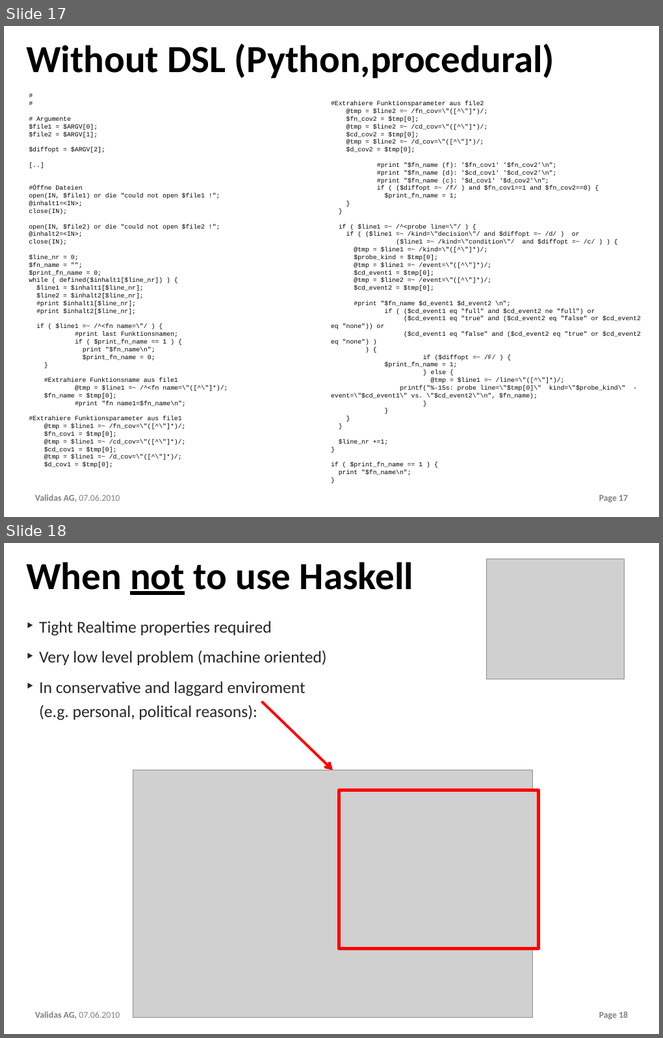
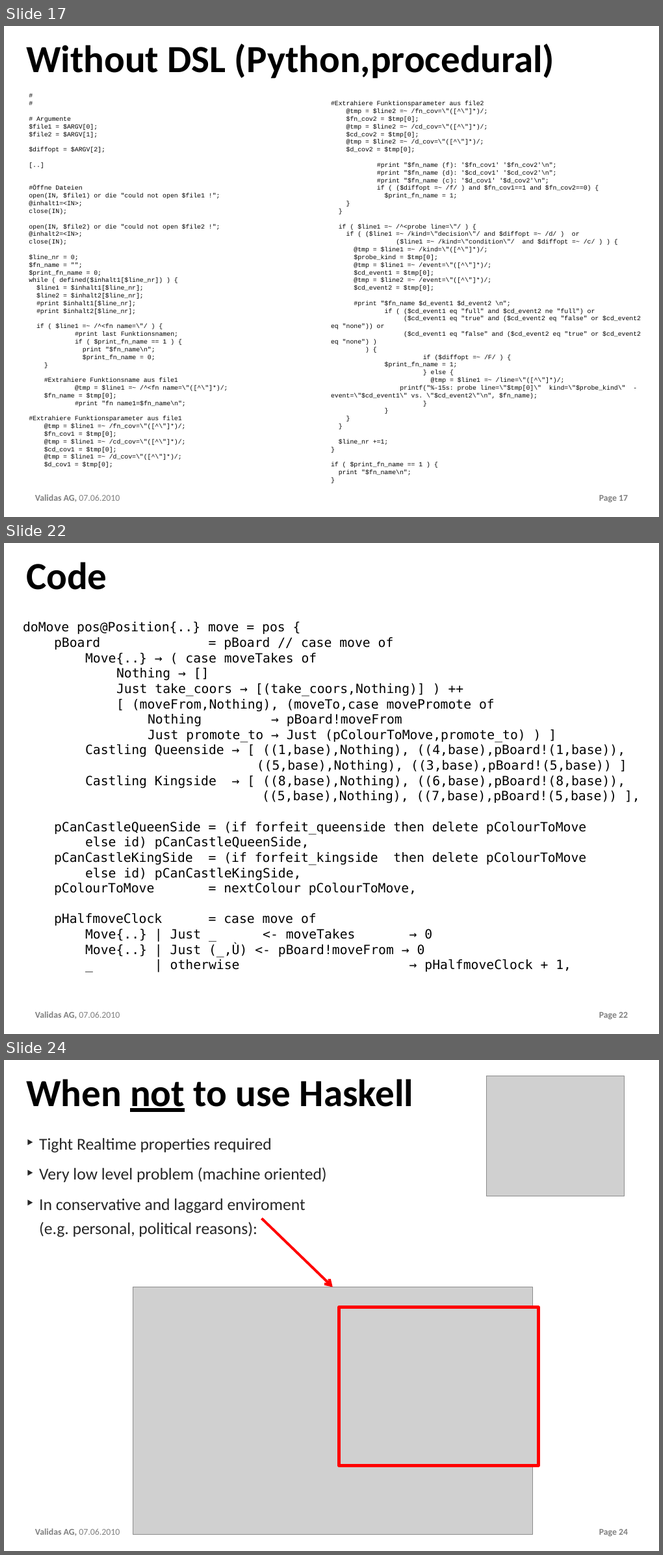
Before and after one commit to theoremprover/chess, a slide deck: ppt/Chess200.pptx. Shown one above the other, each under a label of ours: slides 17 and 18 before the commit, slides 17, 22 and 24 after it; the slides between them are not shown. The pictures are 663x1038 and 663x1555 pixels, drawn with LibreOffice and Linux fonts; fonts in the diff are those of the drawing; grey boxes stand for pictures; background and template pictures are left out. Boxes give left, top, right and bottom in pixels: in the first picture for what was removed or moved away, otherwise in the second. Text is boxed around its words. In the diff, an @@ line names an element or a change of style, - is before the commit and + after.

```diff
--- a/ppt/Chess200.pptx
+++ b/ppt/Chess200.pptx
@@ slide 22 added at (4, 543, 659, 1034), background #FFFFFF; not listed: 2 template elements that a slide beside it also shows @@
@@ title added at (26, 562, 107, 590), 60 pt, text #000000, bold @@
+Code
@@ text added at (23, 622, 626, 972), 20 pt, text #000000 @@
+doMove pos@Position{..} move = pos {
+pBoard = pBoard // case move of
+Move{..} → ( case moveTakes of
+Nothing → []
+Just take_coors → [(take_coors,Nothing)] ) ++
+[ (moveFrom,Nothing), (moveTo,case movePromote of
+Nothing → pBoard!moveFrom
+Just promote_to → Just (pColourToMove,promote_to) ) ]
+Castling Queenside → [ ((1,base),Nothing), ((4,base),pBoard!(1,base)),
+((5,base),Nothing), ((3,base),pBoard!(5,base)) ]
+Castling Kingside → [ ((8,base),Nothing), ((6,base),pBoard!(8,base)),
+((5,base),Nothing), ((7,base),pBoard!(5,base)) ],
+pCanCastleQueenSide = (if forfeit_queenside then delete pColourToMove
+else id) pCanCastleQueenSide,
+pCanCastleKingSide = (if forfeit_kingside then delete pColourToMove
+else id) pCanCastleKingSide,
+pColourToMove = nextColour pColourToMove,
+pHalfmoveClock = case move of
+Move{..} | Just _ <- moveTakes → 0
+Move{..} | Just (_,Ù) <- pBoard!moveFrom → 0
+_ | otherwise → pHalfmoveClock + 1,
@@ what was slide 18 is now slide 24 @@
@@ page number at (599, 1529, 628, 1536): text changed @@
-Page 18
+Page 24
```
Also in this commit, not shown: 1 slide changed, 5 other slides added.
